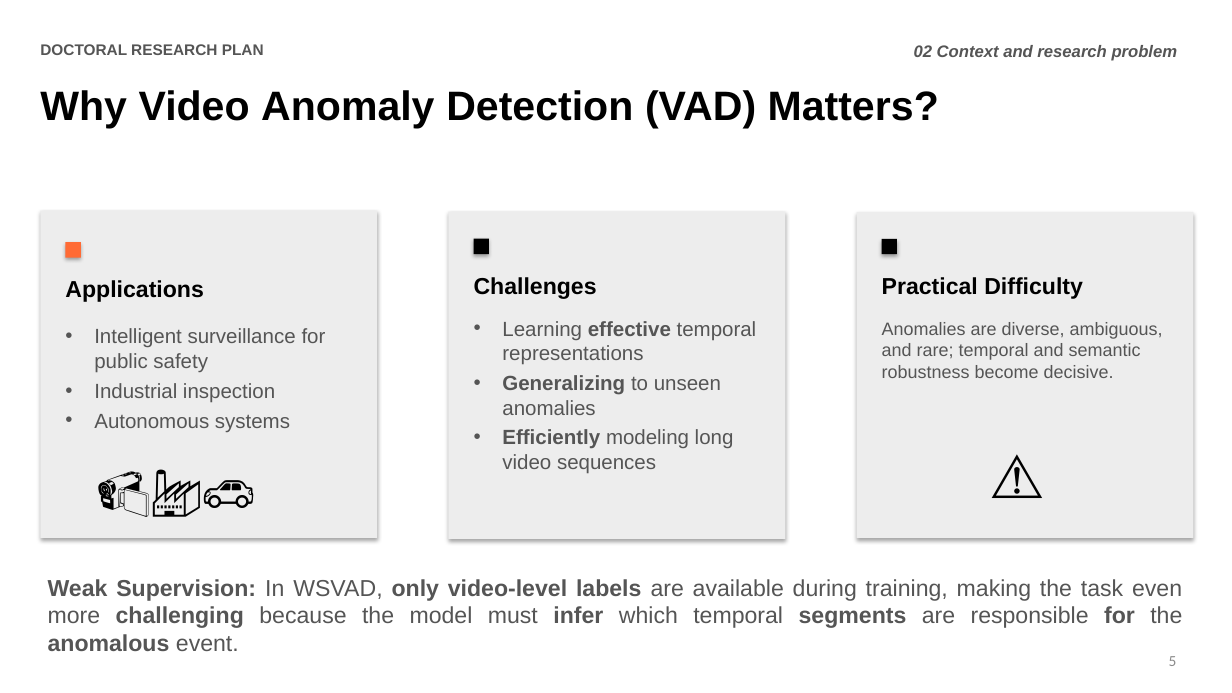
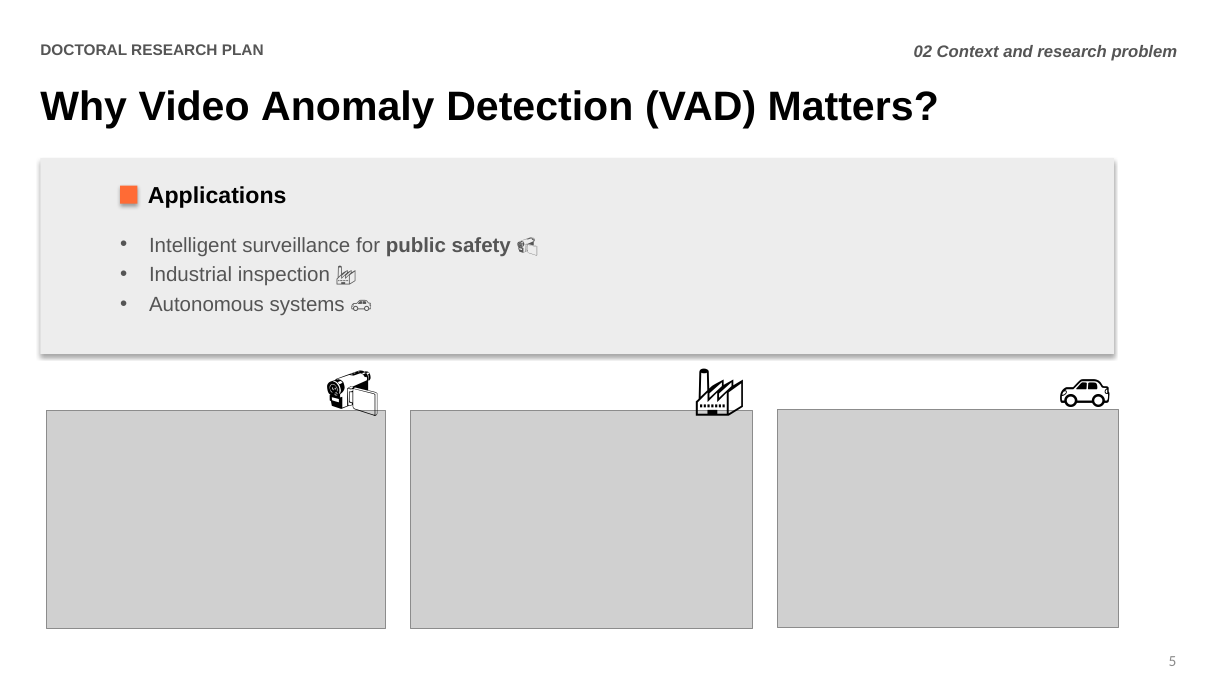
Before and after one commit to zeroxred/research, a slide deck: slide 5 of presentations/research_plan_wsvad_phd_english.pptx. Drawn at 1232x693 pixels with LibreOffice and Linux fonts; fonts in the diff are those of the drawing; grey boxes stand for pictures. Boxes give left, top, right and bottom in pixels: in the first picture for what was removed or moved away, otherwise in the second. Text is boxed around its words. In the diff, an @@ line names an element or a change of style, - is before the commit and + after.

```diff
--- a/presentations/research_plan_wsvad_phd_english.pptx
+++ b/presentations/research_plan_wsvad_phd_english.pptx
@@ rectangle: place and size @@
-rectangle at [41,211,378,538]
+rectangle at [41,158,1115,354]
@@ rectangle: place and size @@
-rectangle at [66,242,81,258]
+rectangle at [120,186,138,203]
@@ text "Applications": place and size @@
-text "Applications" at [65,280,203,302]
+text "Applications" at [148,186,286,208]
@@ text at [149,237,511,315]: text changed @@
-• Intelligent surveillance for public safety
-• Industrial inspection
-• Autonomous systems
+• Intelligent surveillance for public safety 📹
+• Industrial inspection 🏭
+• Autonomous systems 🚗
@@ rectangle removed at [448,212,786,539] @@
@@ rectangle removed at [473,238,489,254] @@
@@ rectangle removed at [857,212,1194,538] @@
@@ rectangle removed at [882,238,897,254] @@
@@ text removed at [474,277,597,299] @@
-Challenges
@@ text removed at [882,277,1083,299] @@
-Practical Difficulty
@@ text removed at [502,321,757,474] @@
-• Learning effective temporal representations
-• Generalizing to unseen anomalies
-• Efficiently modeling long video sequences
@@ text removed at [882,322,1163,378] @@
-Anomalies are diverse, ambiguous, and rare; temporal and semantic robustness become decisive.
@@ text added at [316,352,397,423], 40 pt, text #000000 @@
+📹
@@ text added at [685,352,766,423], 40 pt, text #000000 @@
+🏭
@@ text at [1049,352,1130,423]: text changed @@
-⚠️
+🚗
@@ picture added at [46,410,385,628] @@
@@ picture added at [411,410,753,628] @@
@@ picture added at [778,409,1119,628] @@
@@ text removed at [88,452,331,523] @@
-📹🏭🚗
@@ text removed at [48,579,1182,651] @@
-Weak Supervision: In WSVAD, only video-level labels are available during training, making the task even more challenging because the model must infer which temporal segments are responsible for the anomalous event.
```
Also in this commit, not shown: 3 other slides changed, 4 slides added, 2 other files.
